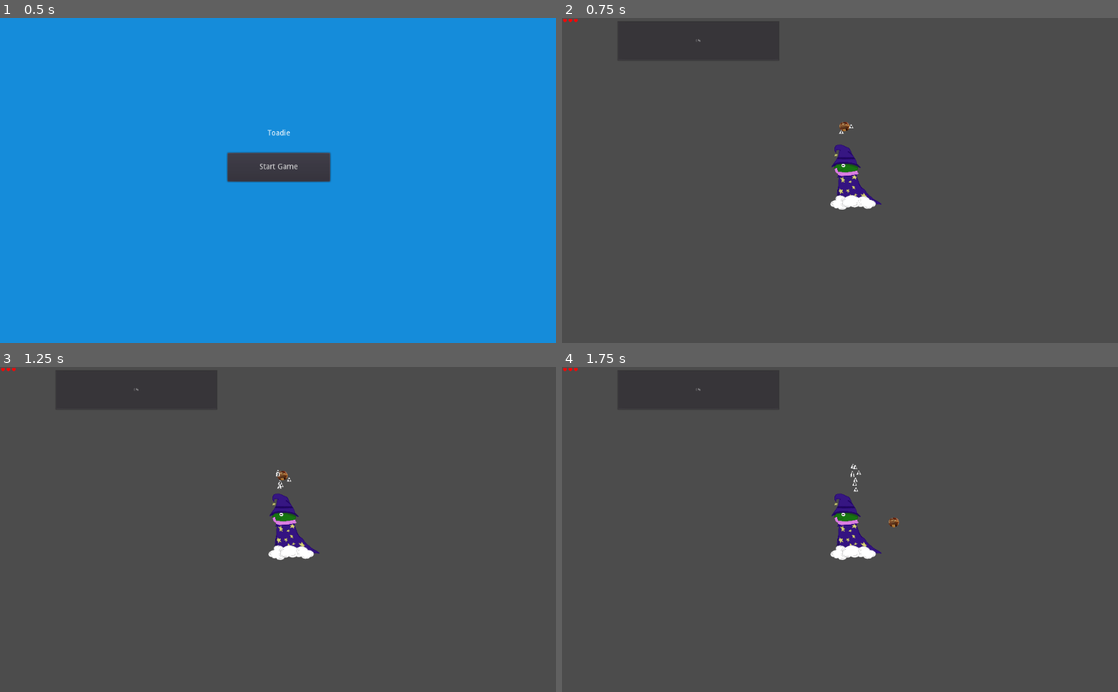
Above: before the commit, frames 1-4 (two rows, left to right).
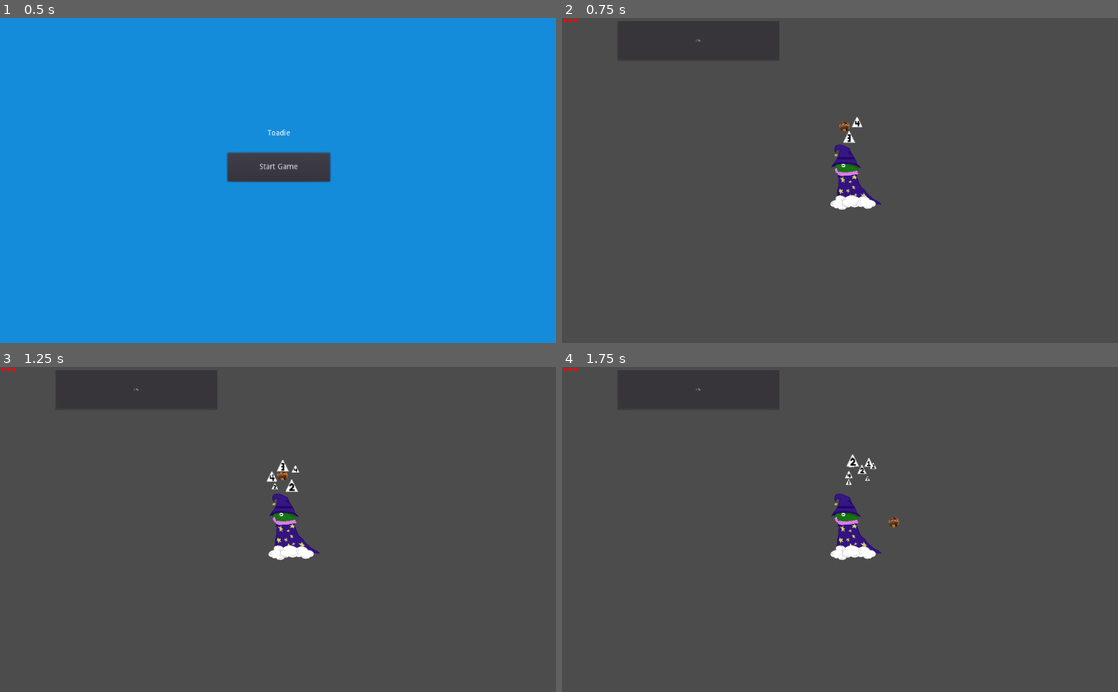
Above: after the commit, the same moments.

Repository: tylercchase/toadie
Game: Godot game, scene res://Scenes/UI/Main Menu.tscn
Same seed, same stepped clock (60 frames per second), same inputs: the game is played once before the commit and once after it.
Inputs (mouse positions are in pixels of both pictures, inside the frame that each line leads up to):
- Up to frame 1 (0.5 s): no input
- Up to frame 2 (0.75 s): click "Start Game" at 0.5 s
- Up to frame 3 (1.25 s): no input
- Up to frame 4 (1.75 s): move the mouse to (962, 513) at 1.27 s; hold D (right) from 1.28 s (still down); click (962, 513) at 1.35 s

Frame 1 is identical in both runs. In frame 2, 0.1% of the frame differs, in the area x 49-54%, y 30-39%; in frame 3, 0.2%, in the area x 47-54%, y 28-39%; in frame 4, 0.2%.

Commit message:
Swirly projectile

Diff:
--- a/Scenes/Projectiles/Projectile.tscn
+++ b/Scenes/Projectiles/Projectile.tscn
@@ -12,11 +12,13 @@
 
 [sub_resource type="ParticlesMaterial" id=2]
 emission_shape = 1
-emission_sphere_radius = 25.0
+emission_sphere_radius = 50.0
 flag_disable_z = true
 gravity = Vector3( 0, 98, 0 )
-orbit_velocity = 0.0
-orbit_velocity_random = 0.0
+orbit_velocity = 1.0
+orbit_velocity_random = 0.2
+scale = 3.0
+scale_random = 1.0
 anim_offset = 1.0
 anim_offset_random = 1.0
 
